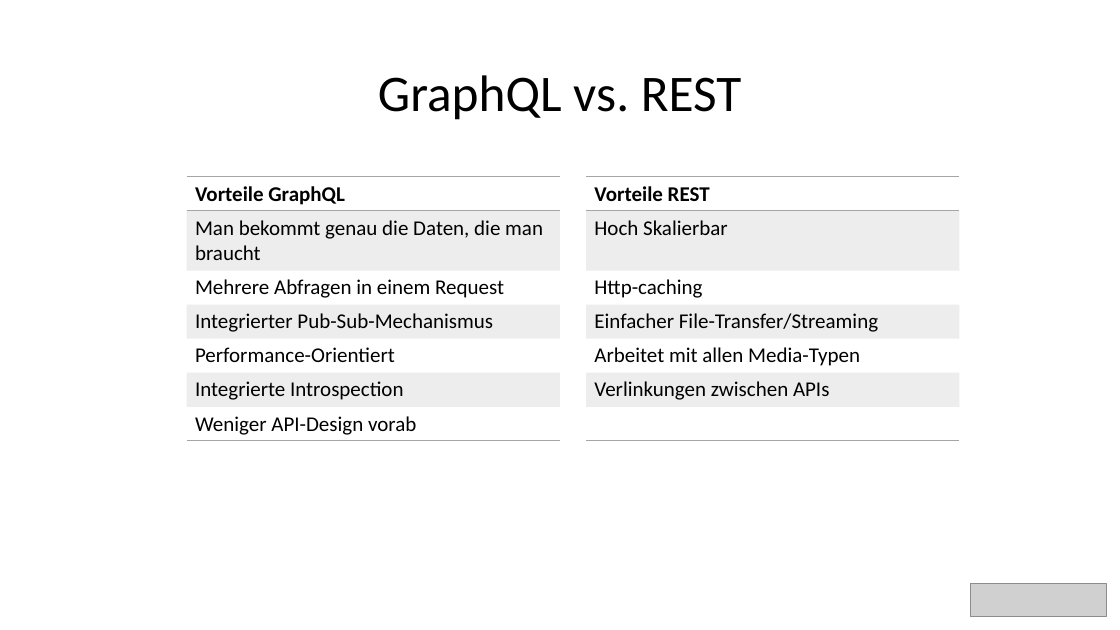
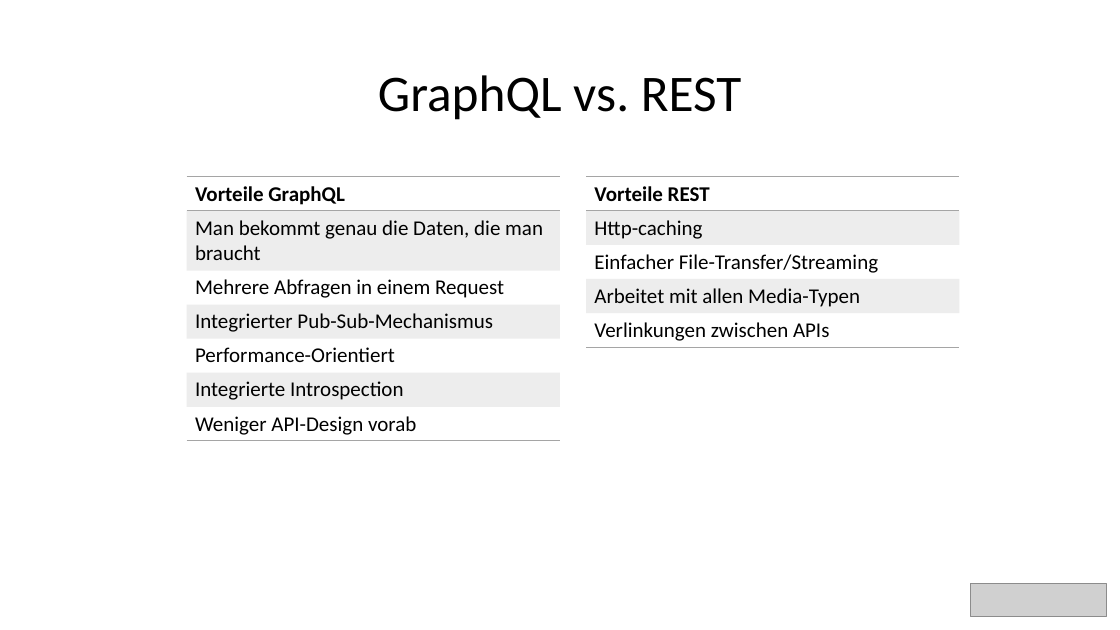
Before and after one commit to bytePassion/GraphQL-Talk, a slide deck: slide 46 of slides/GraphqlSlides.pptx. Drawn at 1120x630 pixels with LibreOffice and Linux fonts; fonts in the diff are those of the drawing; grey boxes stand for pictures. Boxes give left, top, right and bottom in pixels: in the first picture for what was removed or moved away, otherwise in the second. Text is boxed around its words. In the diff, an @@ line names an element or a change of style, - is before the commit and + after.

```diff
--- a/slides/GraphqlSlides.pptx
+++ b/slides/GraphqlSlides.pptx
@@ table at (586,176,960,347) @@
-row 2: Hoch Skalierbar
-row 7: 
```
Also in this commit, not shown: 2 other slides changed, 1 other file.
